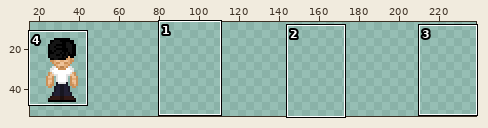
Sprite sheet -- Assets/Assets/Player/Hurt & Death/Dead-Front-Player-Sprite-sheet.png. Above: a wide view before the commit, with the close-up outlined.
Close-up. The starting point:
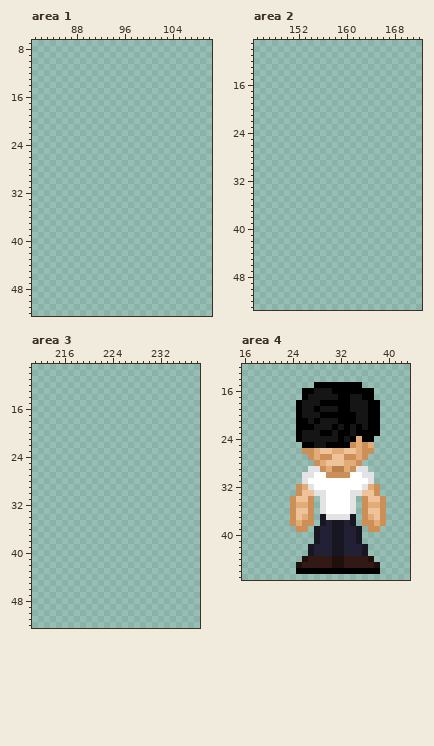
The file is 384x64 pixels. Colours within 5 levels of each other are drawn and written as one. Shown: area 1: x 81..110, y 7..52; area 2: x 145..172, y 9..53; area 3: x 211..238, y 9..52; area 4: x 16..43, y 12..47. The wide view leaves out empty margins.
The result:
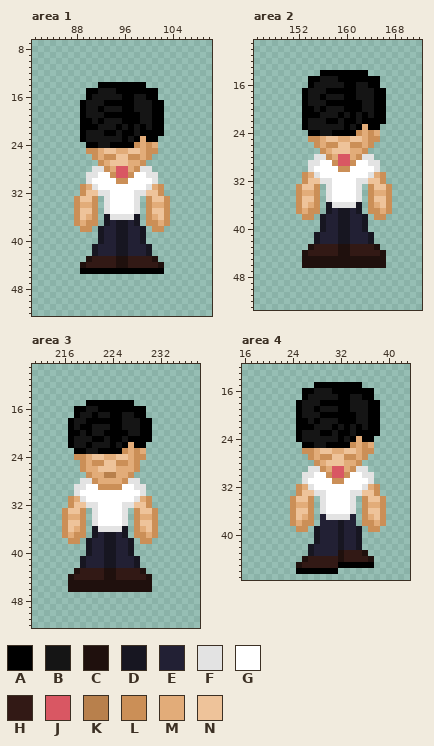
Palette (. is transparent): A #000000  B #151515  C #1f100d  D #171621  E #222034  F #e3e3e3  G #ffffff  H #321915  J #d95763  K #b8804c  L #cb8f57  M #e2ac79  N #eec39a
Edits made:
Changed rows in their new state; - is an unchanged pixel.
Area 1:
first column x 88:
14 ----AAAAAAAA----
15 --AABBBAAAAAAA--
16 --ABBBBBAABBAA--
17 -ABBBAAAAABBBAA-
18 -ABBABBBAABBBAA-
19 -ABBBAAAAAABBAA-
20 -AABABBBAAABBAA-
21 -AAABBBABABABAA-
22 -ABBBAABAABAAAA-
23 -ABBBBBBABAMAA--
24 --AABBAAAALMLM--
25 --LLMNNMMNNMLL--
26 ---LMLLNNLLML---
27 ----LMNNNMML----
28 ---FFLMJJMLFF---
29 --FFGGLJJLGGFF--
30 --FGGGGLLGGGGF--
31 -LMFGGGGGGGGFML-
32 -LNNFFGGGGFFNNL-
33 LNNL-FGGGGF-LNNL
34 LMML-FGGGGF-LMML
35 LNNL-FGGGGF-LNNL
36 LNML-DFFFFD-LMNL
37 LMLL-DEDDED-LLML
38 -LL-DEEDDEED-LL-
39 ----DEEDDEED----
40 ----DEEDDEED----
41 ---DEEEDDEEED---
42 ---DEEEDDEEED---
43 --CHHHHCCHHHHC--
44 -CHHHHHCCHHHHHC-
45 -AAAAAAAAAAAAAA-
Area 2:
first column x 152:
14 ----AAAAAAAA----
15 --AABBBAAAAAAA--
16 --ABBBBBAABBAA--
17 -ABBBAAAAABBBAA-
18 -ABBABBBAABBBAA-
19 -ABBBAAAAAABBAA-
20 -AABABBBAAABBAA-
21 -AAABBBABABABAA-
22 -ABBBAABAABAAAA-
23 -ABBBBBBABAMAA--
24 --AABBAAAALMLM--
25 --LLMNNMMNNMLL--
26 ---LMLLNNLLML---
27 ----LMNNNMML----
28 ---FFLMJJMLFF---
29 --FFGGLJJLGGFF--
30 --FGGGGLLGGGGF--
31 -LMFGGGGGGGGFML-
32 -LNNFFGGGGFFNNL-
33 LNNL-FGGGGF-LNNL
34 LMML-FGGGGF-LMML
35 LNNL-FGGGGF-LNNL
36 LNML-DFFFFD-LMNL
37 LMLL-DEDDED-LLML
38 -LL-DEEDDEED-LL-
39 ----DEEDDEED----
40 ----DEEDDEED----
41 ---DEEEDDEEED---
42 ---DEEEDDEEED---
43 --CHHHHCCHHHHC--
44 -CHHHHHCCHHHHHC-
45 -CCCCCCCCCCCCCC-
46 -CCCCCCCCCCCCCC-
Area 3:
first column x 216:
15 ----AAAAAAAA----
16 --AABBAAAAAAAA--
17 --ABBABBAABBAA--
18 -ABBAAAAAABBBAA-
19 -ABAABBBAABBBAA-
20 -AABABBAAAABBAA-
21 -ABBBAABAABAAAA-
22 -ABBABBBABAMAA--
23 --AABBAAAALMLM--
24 --LLMNNMMNNMLL--
25 ---LMLLNNLLML---
26 ---LMMNNNMMML---
27 ----LMMKKMML----
28 ---FFLMMMMLFF---
29 --FFGGLLLLGGFF--
30 --FGGGGGGGGGGF--
31 -LMFGGGGGGGGFML-
32 -LNNFFGGGGFFNNL-
33 LNNL-FGGGGF-LNNL
34 LMML-FGGGGF-LMML
35 LNNL-FGGGGF-LNNL
36 LNML-DFFFFD-LMNL
37 LMLL-DEDDED-LLML
38 -LL-DEEDDEED-LL-
39 ----DEEDDEED----
40 ----DEEDDEED----
41 ---DEEEDDEEED---
42 ---DEEEDDEEED---
43 --CHHHHCCHHHHC--
44 -CHHHHHCCHHHHHC-
45 -CCCCCCCCCCCCCC-
46 -CCCCCCCCCCCCCC-
Area 4:
first column x 31:
29 JJ
30 JJ
31 LL
first column x 29:
37 E----E----
38 E-E--E----
39 --E-------
40 --E-------
41 --E-------
42 --E---D.--
43 --ECHHHC--
44 --H-------
45 --HAAAAAA.
46 ---.......
Boxes around the changes in both close-ups, in picture pixels (x1, y1, x2, y2):
added: (74, 82, 170, 274)
added: (296, 70, 392, 268)
added: (62, 400, 158, 592)
changed: (332, 466, 344, 484)
changed: (320, 514, 380, 574)
